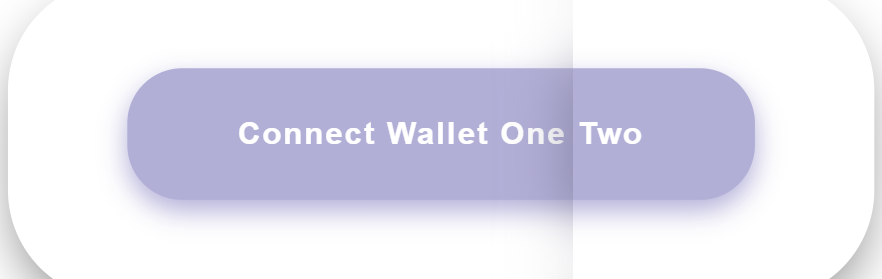
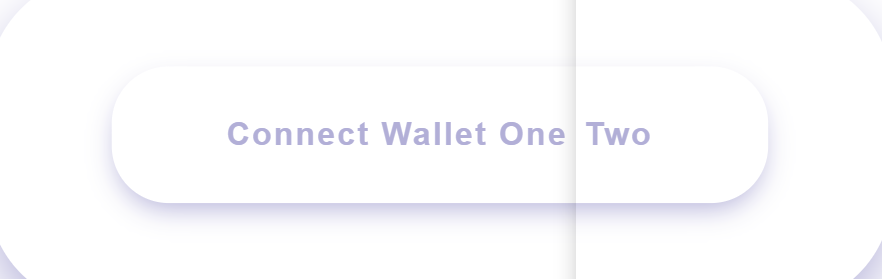
Revision of a layered (882, 279) image; what changed, layer by layer:
moved "Layer 2" above "Layer 1", painted on it over 0, 0, 882, 279
renamed "Layer 3 copy" to "Layer 1", painted on it over 0, 0, 882, 279
removed layer "Layer 3" (was 50%) over 491, 0, 882, 279
painted on "Background" over 0, 0, 882, 279
